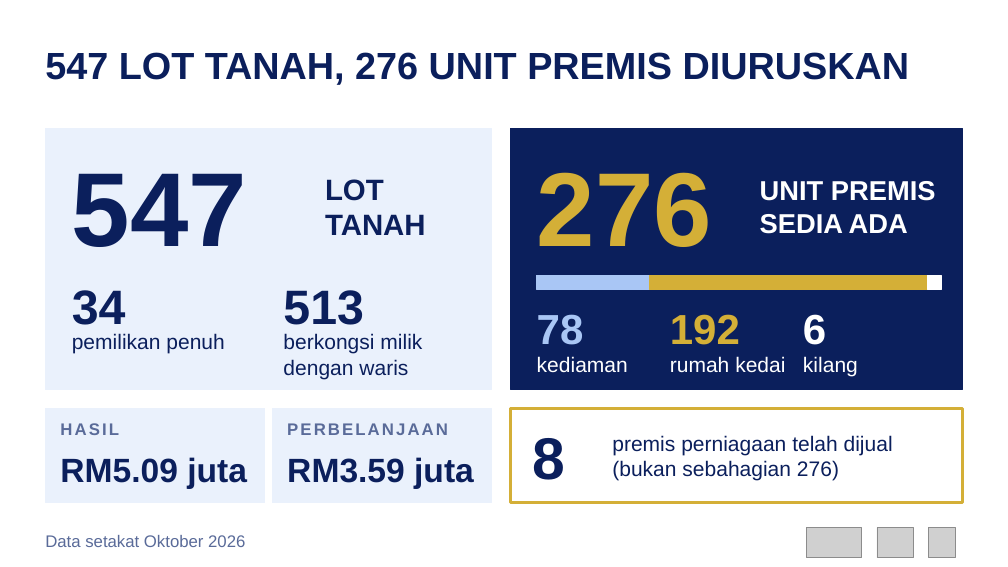
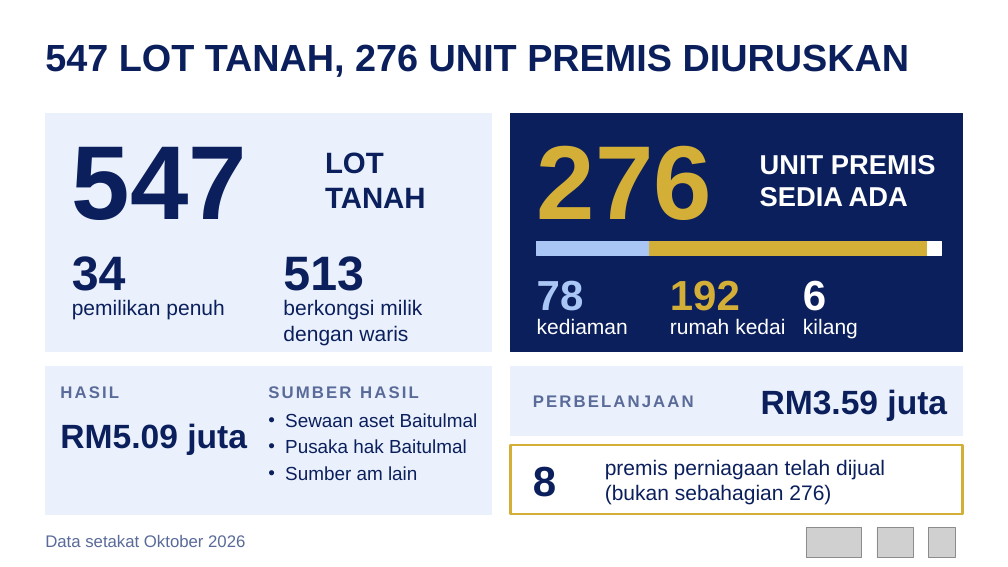
Before and after one commit to nawaljoe/Nawal, a slide deck: slide 1 of Slaid4_Aset_dan_Kewangan_Baitulmal.pptx. Drawn at 1008x567 pixels with LibreOffice and Linux fonts; fonts in the diff are those of the drawing; grey boxes stand for pictures. Boxes give left, top, right and bottom in pixels: in the first picture for what was removed or moved away, otherwise in the second. Text is boxed around its words. In the diff, an @@ line names an element or a change of style, - is before the commit and + after.

```diff
--- a/Slaid4_Aset_dan_Kewangan_Baitulmal.pptx
+++ b/Slaid4_Aset_dan_Kewangan_Baitulmal.pptx
@@ text "547 LOT TANAH, 276 UNIT ...": place and size @@
-text "547 LOT TANAH, 276 UNIT ..." at box(45, 52, 910, 85)
+text "547 LOT TANAH, 276 UNIT ..." at box(45, 44, 910, 77)
@@ rectangle: place and size @@
-rectangle at box(45, 129, 492, 389)
+rectangle at box(45, 113, 492, 352)
@@ rectangle: place and size @@
-rectangle at box(510, 129, 963, 389)
+rectangle at box(510, 113, 963, 352)
@@ text "547": place and size @@
-text "547" at box(72, 173, 247, 247)
+text "547" at box(72, 146, 247, 220)
@@ text "LOT": place and size @@
-text "LOT" at box(325, 179, 426, 235)
+text "LOT" at box(325, 152, 426, 208)
@@ text "276": place and size @@
-text "276" at box(537, 172, 712, 247)
+text "276" at box(537, 145, 712, 220)
@@ text "UNIT PREMIS": place and size @@
-text "UNIT PREMIS" at box(760, 181, 936, 234)
+text "UNIT PREMIS" at box(760, 155, 936, 207)
@@ text "78": place and size @@
-text "78" at box(537, 314, 584, 345)
+text "78" at box(537, 280, 584, 311)
@@ text "192": place and size @@
-text "192" at box(670, 314, 740, 345)
+text "192" at box(670, 280, 740, 311)
@@ text "6": place and size @@
-text "6" at box(803, 314, 826, 345)
+text "6" at box(803, 280, 826, 311)
@@ 4 texts, 3 rectangles: place and size @@
-4 texts, 3 rectangles at box(72, 276, 941, 379)
+4 texts, 3 rectangles at box(72, 242, 941, 345)
@@ 3 texts: place and size @@
-3 texts at box(537, 356, 858, 377)
+3 texts at box(537, 318, 858, 339)
@@ rectangle: place and size @@
-rectangle at box(272, 408, 492, 503)
+rectangle at box(45, 367, 492, 514)
@@ text "HASIL": place and size @@
-text "HASIL" at box(60, 423, 119, 435)
+text "HASIL" at box(60, 386, 119, 398)
@@ text added at box(268, 386, 419, 398), 16 pt, text #5A6B99, bold @@
+SUMBER HASIL
@@ rectangle added at box(510, 367, 963, 436), fill #EAF1FC, outline #EAF1FC 1 pt @@
@@ text "PERBELANJAAN": place and size @@
-text "PERBELANJAAN" at box(287, 423, 448, 435)
+text "PERBELANJAAN" at box(533, 395, 694, 407)
@@ text "PERBELANJAAN" at box(533, 395, 694, 407): vertical alignment top to middle @@
@@ text "RM3.59 juta": place and size @@
-text "RM3.59 juta" at box(287, 457, 474, 489)
+text "RM3.59 juta" at box(761, 389, 947, 421)
@@ text "RM3.59 juta" at box(761, 389, 947, 421): alignment left to right @@
@@ rectangle removed at box(45, 408, 265, 503) @@
@@ text "RM5.09 juta": place and size @@
-text "RM5.09 juta" at box(60, 457, 247, 489)
+text "RM5.09 juta" at box(60, 423, 247, 455)
@@ text added at box(285, 413, 478, 480), 18 pt, text #0B1F5C @@
+• Sewaan aset Baitulmal
+• Pusaka hak Baitulmal
+• Sumber am lain
@@ rectangle: place and size @@
-rectangle at box(510, 408, 963, 503)
+rectangle at box(510, 445, 963, 514)
@@ text "8": place and size @@
-text "8" at box(533, 438, 566, 480)
+text "8" at box(533, 466, 556, 497)
@@ text "8" at box(533, 466, 556, 497): size 56 to 40 pt @@
@@ text at box(605, 459, 885, 504): text changed @@
-premis perniagaan telah dijual
-(bukan sebahagian 276)
+premis perniagaan telah dijual (bukan sebahagian 276)
```
